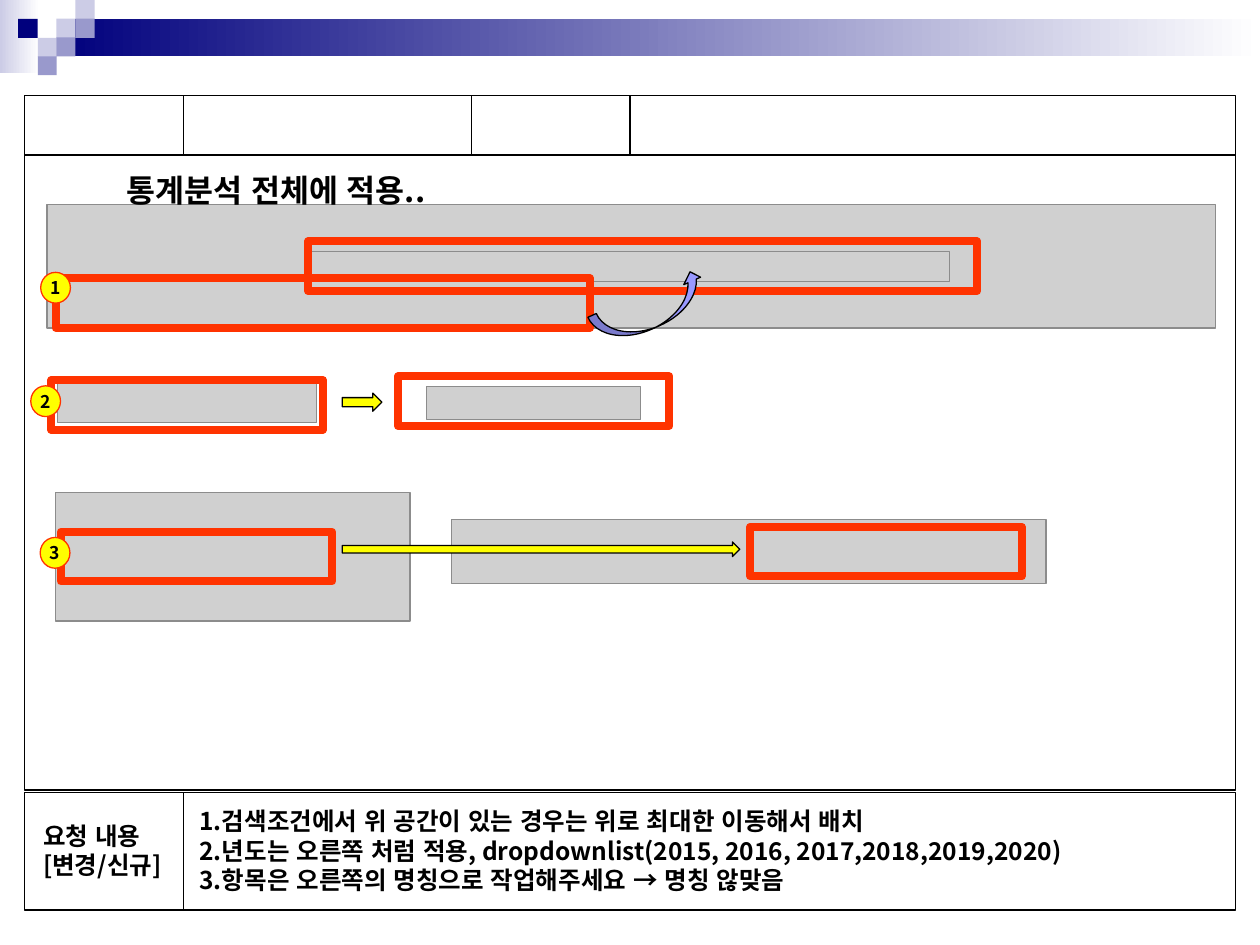
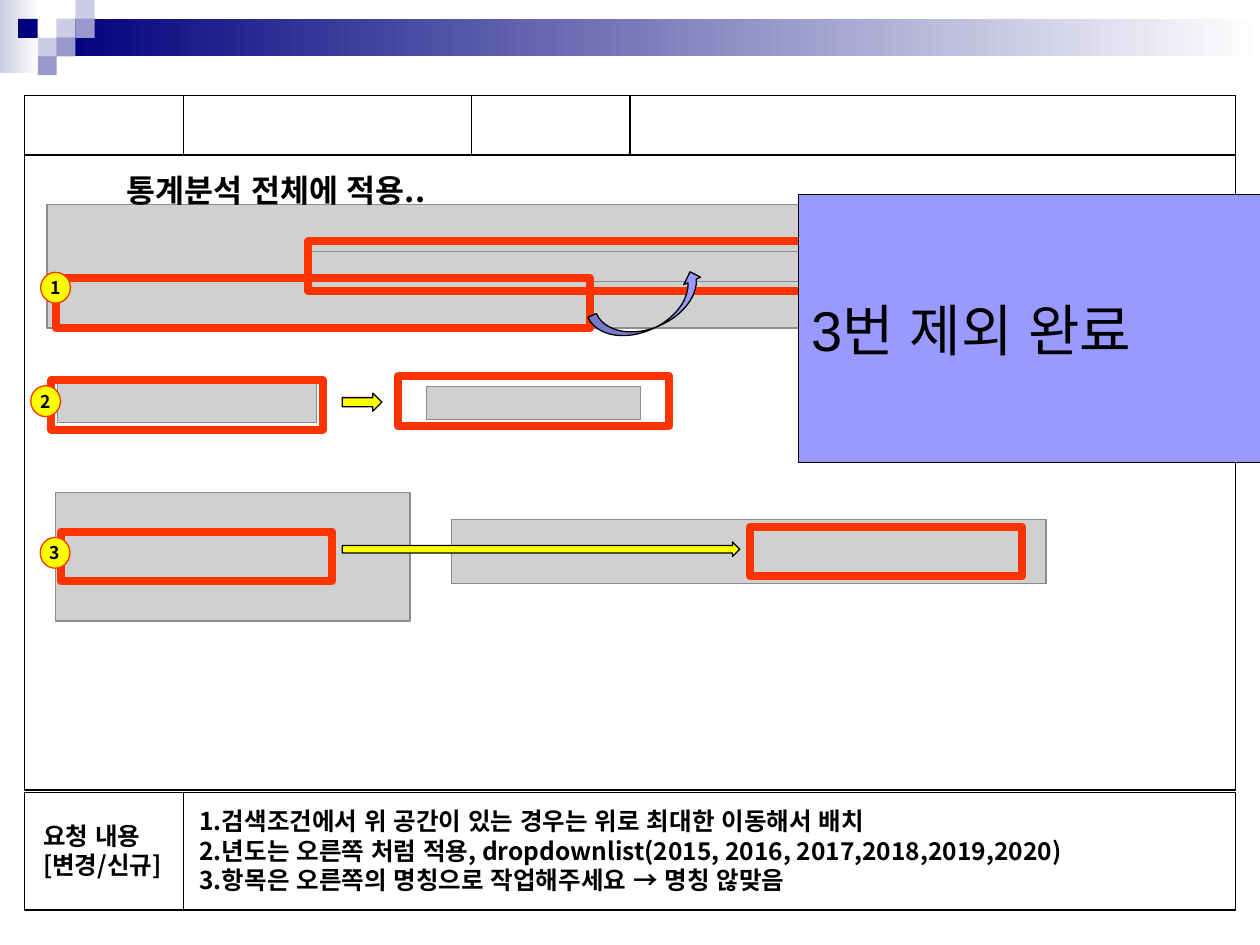
Before and after one commit to in-yong/sinsin_project, a slide deck: slide 2 of 공유문서/수정요청/화면점검_20161217(통계분석).pptx. Drawn at 1260x945 pixels with LibreOffice and Linux fonts; fonts in the diff are those of the drawing; grey boxes stand for pictures. Boxes give left, top, right and bottom in pixels: in the first picture for what was removed or moved away, otherwise in the second. Text is boxed around its words. In the diff, an @@ line names an element or a change of style, - is before the commit and + after.

```diff
--- a/공유문서/수정요청/화면점검_20161217(통계분석).pptx
+++ b/공유문서/수정요청/화면점검_20161217(통계분석).pptx
@@ rectangle added at bbox=[799, 195, 1260, 464], fill #9999FF, outline #000000 0.75 pt, 32 pt, text #000000 @@
+3번 제외 완료
```
Also in this commit, not shown: 5 other slides changed, 4 other files.
